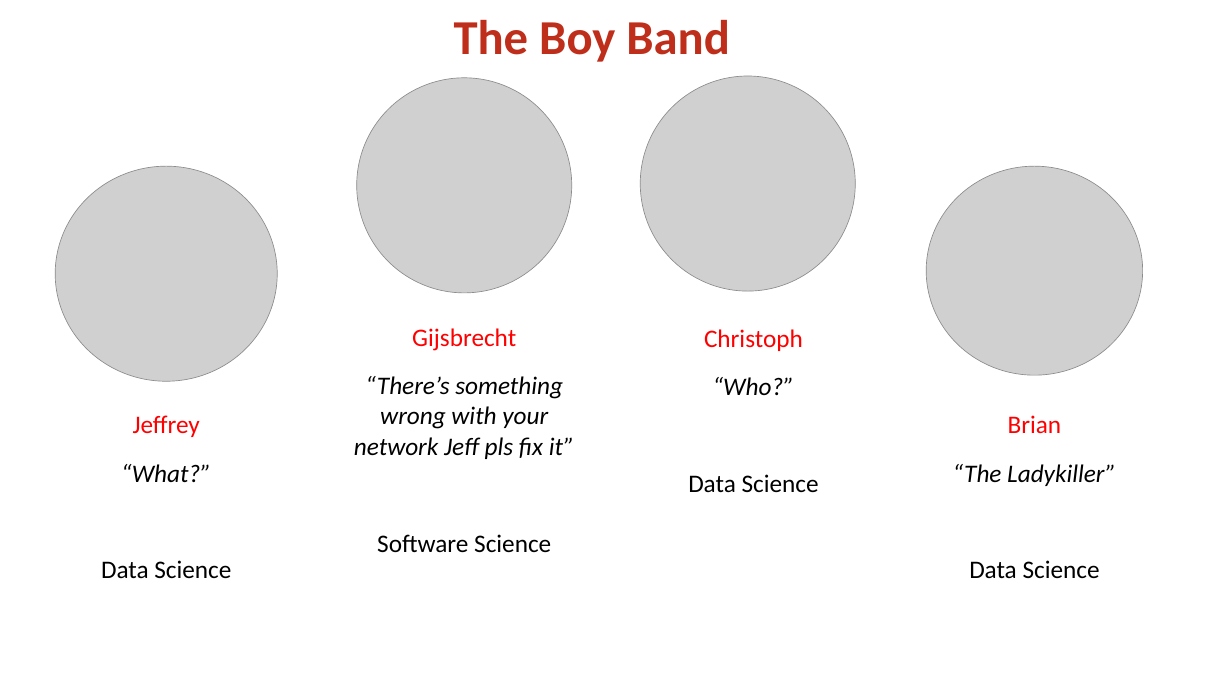
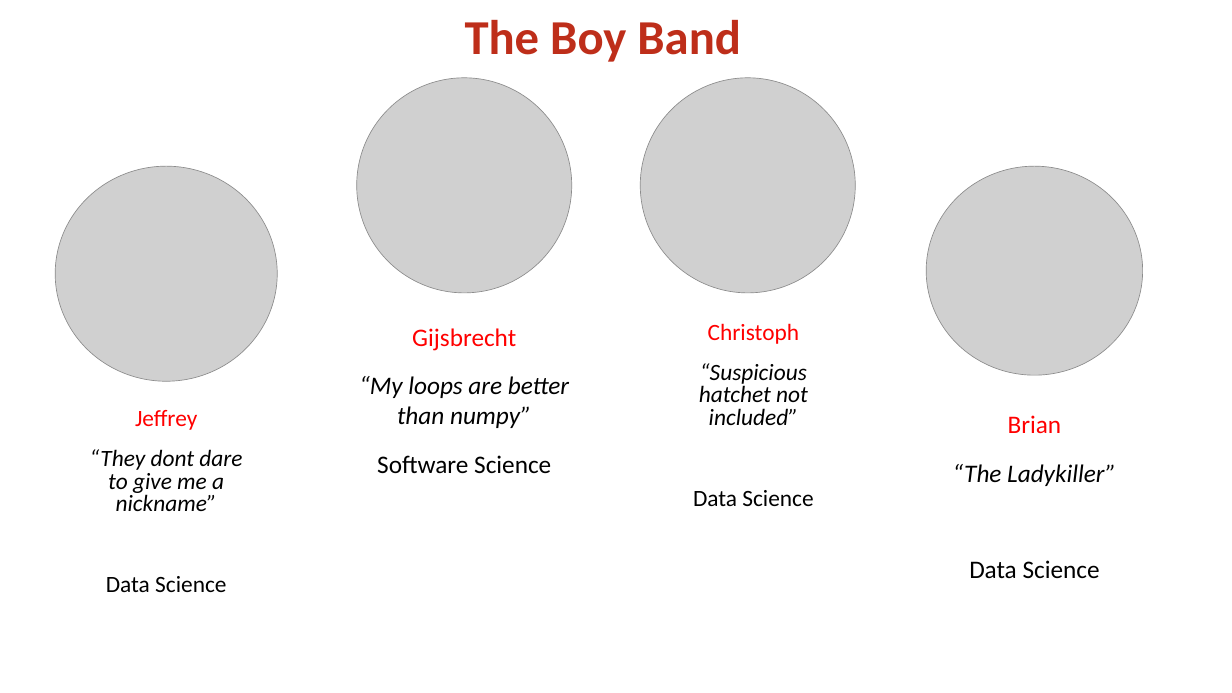
Before and after one commit to jeffluppes/ISMI2018, a slide deck: slide 2 of Project/Presentation/Mid_term_presentation.pptx. Drawn at 1232x693 pixels with LibreOffice and Linux fonts; fonts in the diff are those of the drawing; grey boxes stand for pictures; background and template pictures are left out. Boxes give left, top, right and bottom in pixels: in the first picture for what was removed or moved away, otherwise in the second. Text is boxed around its words. In the diff, an @@ line names an element or a change of style, - is before the commit and + after.

Commit message:
Updated presentation

```diff
--- a/Project/Presentation/Mid_term_presentation.pptx
+++ b/Project/Presentation/Mid_term_presentation.pptx
@@ title "The Boy Band": place and size @@
-title "The Boy Band" at bbox=[454, 20, 729, 62]
+title "The Boy Band" at bbox=[465, 20, 740, 62]
@@ text at bbox=[693, 323, 813, 506]: size 28 to 25.9 pt in "Christoph", "Data Science"; line spacing 1 to 0.8 @@
@@ text at bbox=[359, 376, 569, 428]: text changed @@
-“There’s something wrong with your network Jeff pls fix it”
+“My loops are better than numpy”
@@ text at bbox=[699, 363, 808, 425]: text changed; size 28 to 25.9 pt @@
-“Who?”
+“Suspicious hatchet not included”
@@ text at bbox=[106, 410, 226, 592]: size 28 to 25.9 pt in "Jeffrey", "Data Science"; line spacing 1 to 0.8 @@
@@ text at bbox=[90, 449, 242, 511]: text changed; size 28 to 25.9 pt @@
-“What?”
+“They dont dare to give me a nickname”
```
Also in this commit, not shown: 9 other slides changed.
